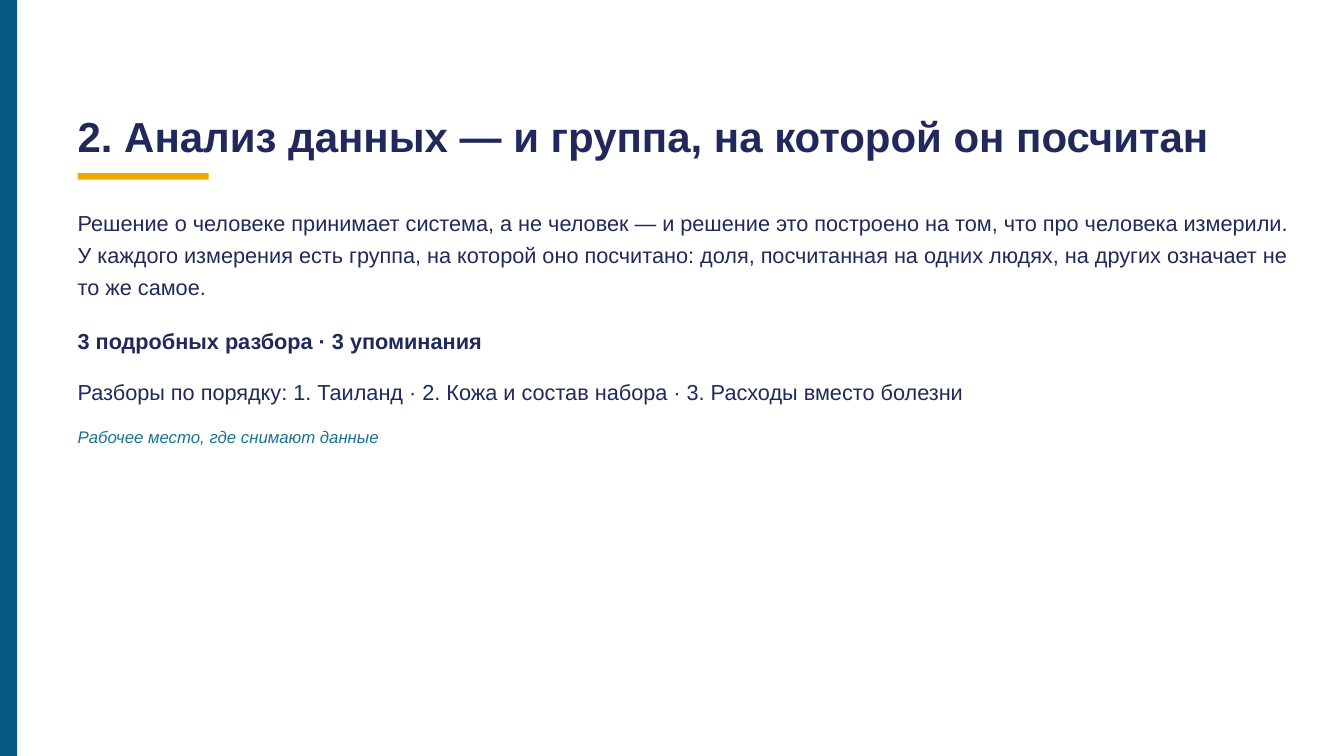
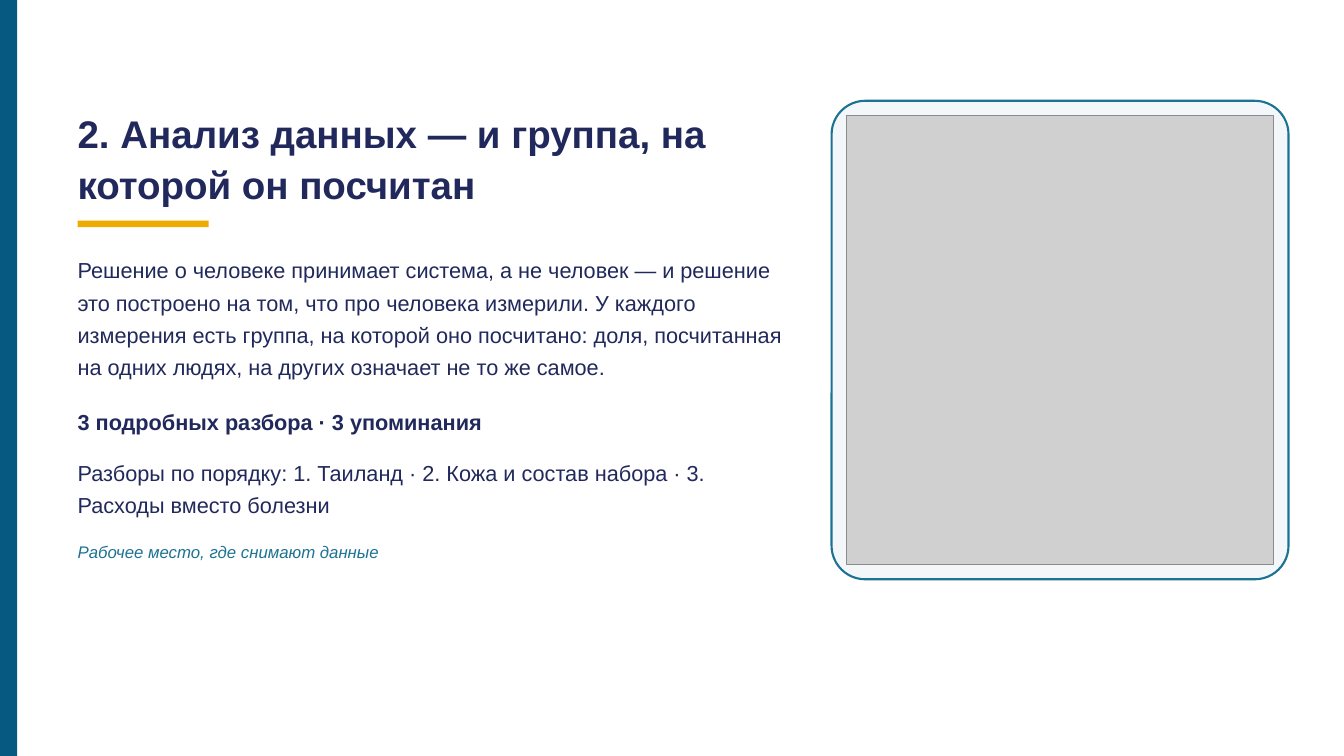
Before and after one commit to tellina-study/AI-usage-lessons, a slide deck: slide 22 of library/lectures/lec-07/rework/deck/lec-07-karkas.pptx. Drawn at 1344x756 pixels with LibreOffice and Linux fonts; fonts in the diff are those of the drawing; grey boxes stand for pictures. Boxes give left, top, right and bottom in pixels: in the first picture for what was removed or moved away, otherwise in the second. Text is boxed around its words. In the diff, an @@ line names an element or a change of style, - is before the commit and + after.

```diff
--- a/library/lectures/lec-07/rework/deck/lec-07-karkas.pptx
+++ b/library/lectures/lec-07/rework/deck/lec-07-karkas.pptx
@@ text "2. Анализ данных — и ..." at (78,121,706,207): size 30 to 27.5 pt @@
@@ rounded rectangle added at (832,101,1289,580), fill #F4F7FA, outline #1C7293 1.5 pt @@
@@ picture added at (847,116,1273,565) @@
@@ rectangle: place and size @@
-rectangle at (78,173,209,180)
+rectangle at (78,221,209,228)
@@ text "Решение о человеке принимает система, ..." rewrapped from (78,216,1288,296) to (78,263,781,380) @@
@@ text "3 подробных разбора · 3 ...": place and size @@
-text "3 подробных разбора · 3 ..." at (78,333,482,354)
+text "3 подробных разбора · 3 ..." at (78,414,482,435)
@@ text "Разборы по порядку: 1. Таиланд ..." rewrapped from (78,384,963,405) to (78,465,705,518) @@
@@ text "Рабочее место, где снимают данные": place and size @@
-text "Рабочее место, где снимают данные" at (78,430,379,445)
+text "Рабочее место, где снимают данные" at (78,545,379,560)
```
Also in this commit, not shown: 6 other slides changed, 15 other files.
